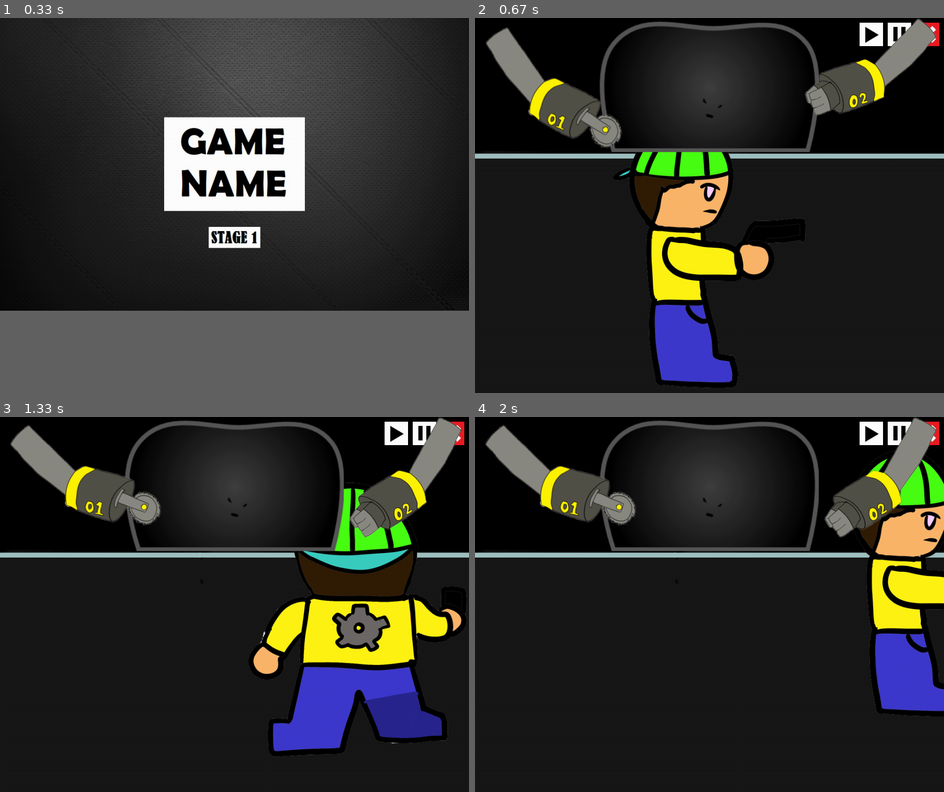
Above: before the commit, frames 1-4 (two rows, left to right).
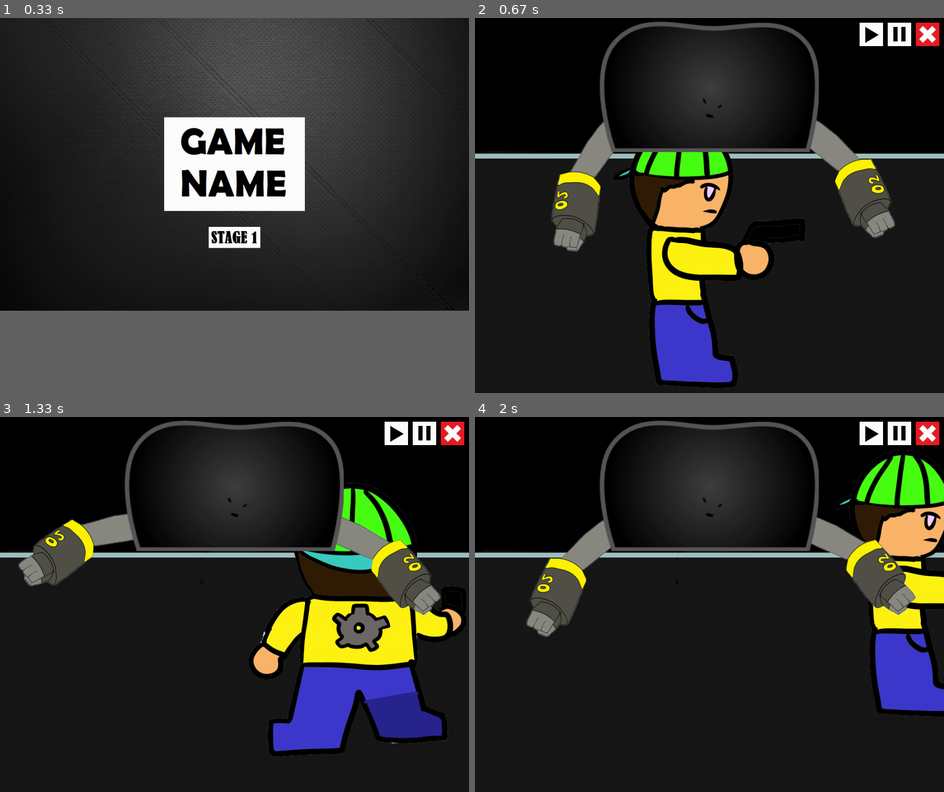
Above: after the commit, the same moments.

Repository: ss-hyun/Chilbo_pygame_pj
Game: pygame game, started from main.py
Same seed, same stepped clock (60 frames per second), same inputs: the game is played once before the commit and once after it.
Inputs (mouse positions are in pixels of both pictures, inside the frame that each line leads up to):
- Up to frame 1 (0.33 s): no input
- Up to frame 2 (0.67 s): click (709, 235) at 0.38 s
- Up to frame 3 (1.33 s): hold Right 0.67-1.13 s; hold Up from 1.17 s (still down)
- Up to frame 4 (2 s): release Up at 1.47 s; hold Right 1.5-1.97 s

Frame 1 is identical in both runs. In frame 2, 10% of the frame differs, in the area x 2-99%, y 0-63%; in frame 3, 11%; in frame 4, 11%, in the area x 2-99%, y 0-59%.

Commit message:
fist change

Diff:
--- a/stage1.py
+++ b/stage1.py
@@ -114,8 +114,12 @@
     ch.curr_state = 2
 
 def arm2_start(ch, game):
-    ch.pos = [ 600, 0 ]
+    ch.pos = [ -50, 200 ]
     ch.curr_state = 2
+
+def arm3_start(ch, game):
+    ch.pos = [ 670, 200 ]
+    ch.curr_state = 3
 
 def stage1(name, path, fps, speed):
     bg_image = pygame.image.load(path + "/image/boss_stage_test.jpg")
@@ -126,9 +130,11 @@
     # #                 [move, positioning, attack, image transform] - if it doesn't exist -> None
     # # group : There are user groups(0) and monster groups(1) in the game.
     ch_info_list = [ ("user", [ "/image/오른1.png", "/image/왼1.png", "/image/앞1.png", "/image/뒤1.png" ,"/image/오른2.png", "/image/오른3.png", "/image/왼2.png","/image/왼3.png","/image/앞2.png", "/image/앞3.png", "/image/뒤2.png","/image/뒤3.png"], [ move_user, user_start, None, None ], 0),
+                     ("boss_arm2", [ "/image/fist_lv_+2.png", "/image/fist_lv_+1.png", "/image/fist_lv.png", "/image/fist_lv_-1.png" ], [ arm_move, arm2_start, None, arm_trans ], 1),
+                     ("boss_arm3", [ "/image/reverse_fist_lv_+2.png", "/image/reverse_fist_lv_+1.png", "/image/reverse_fist_lv.png", "/image/reverse_fist_lv_-1.png" ], [ arm_move, arm3_start, None, arm_trans ], 1),
                      ("boss", [ "/image/exboss.svg" ], [ None, boss_start, None, boss_resize ], 1),
-                     ("boss_arm1", [ "/image/saw2_+2.png", "/image/saw2_+1.png", "/image/saw2_0.png", "/image/saw2_-1.png", "/image/saw2_-2.png" ], [ arm_move, arm1_start, None, arm_trans ], 1),
-                     ("boss_arm2", [ "/image/fist_-1.png", "/image/fist.png", "/image/fist_+1.png", "/image/fist_+2.png", "/image/fist_+3.png" ], [ arm_move, arm2_start, None, arm_trans ], 1) ]
+                     # ("boss_arm1", [ "/image/saw2_+2.png", "/image/saw2_+1.png", "/image/saw2_0.png", "/image/saw2_-1.png", "/image/saw2_-2.png" ], [ arm_move, arm1_start, None, arm_trans ], 1),
+                     ]
 
     game = stage_template.Stage(name, 1, path, fps, speed, bg_image, ch_info_list)
 
Binary file added: image/fist_lv.png
Binary file added: image/fist_lv_+1.png
Binary file added: image/fist_lv_+2.png
Binary file added: image/fist_lv_-1.png
Binary file added: image/fist_lv_-2.png
Binary file added: image/reverse_fist_lv.png
Binary file added: image/reverse_fist_lv_+1.png
Binary file added: image/reverse_fist_lv_+2.png
Binary file added: image/reverse_fist_lv_-1.png
